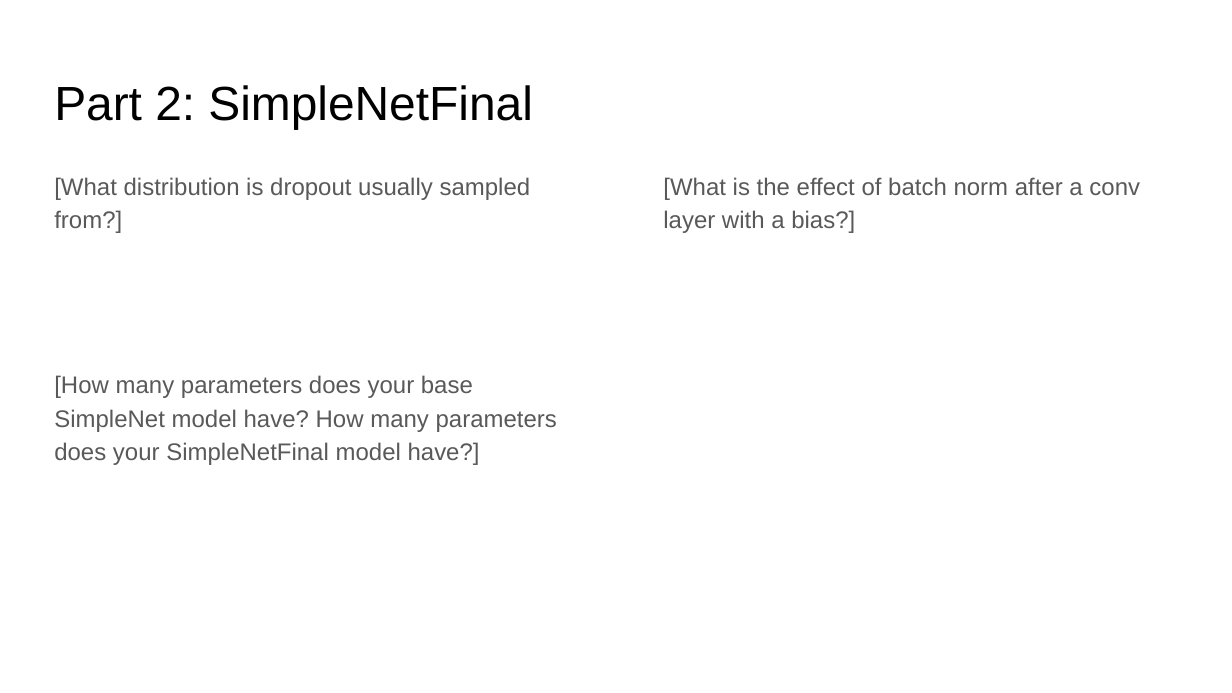
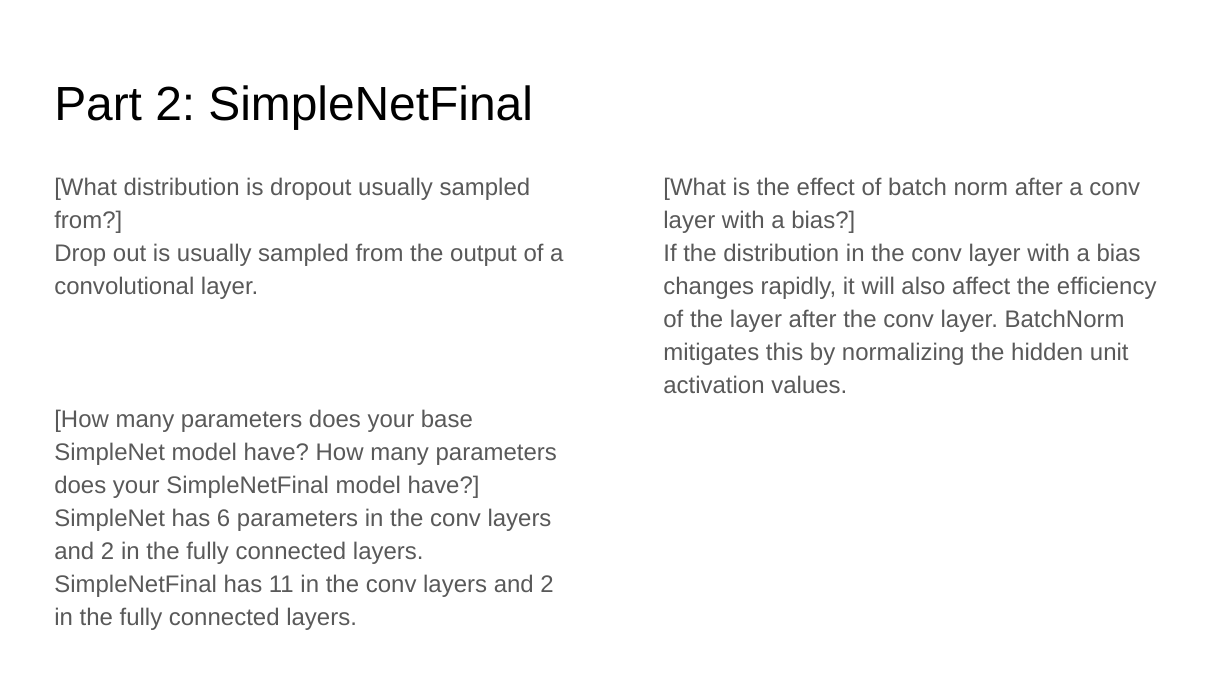
Before and after one commit to bojunyang24/CS6476, a slide deck: slide 6 of proj5/proj5_report.pptx. Drawn at 1232x693 pixels with LibreOffice and Linux fonts; fonts in the diff are those of the drawing. Boxes give left, top, right and bottom in pixels: in the first picture for what was removed or moved away, otherwise in the second. Text is boxed around its words. In the diff, an @@ line names an element or a change of style, - is before the commit and + after.

```diff
--- a/proj5/proj5_report.pptx
+++ b/proj5/proj5_report.pptx
@@ text at (54, 243, 563, 299): paragraph added @@
+Drop out is usually sampled from the output of a convolutional layer.
@@ text at (663, 243, 1157, 393): paragraph added @@
+If the distribution in the conv layer with a bias changes rapidly, it will also affect the efficiency of the layer after the conv layer. BatchNorm mitigates this by normalizing the hidden unit activation values.
@@ text at (54, 508, 553, 630): paragraph added @@
+SimpleNet has 6 parameters in the conv layers and 2 in the fully connected layers. SimpleNetFinal has 11 in the conv layers and 2 in the fully connected layers.
```
Also in this commit, not shown: 7 other slides changed, 13 other files.
